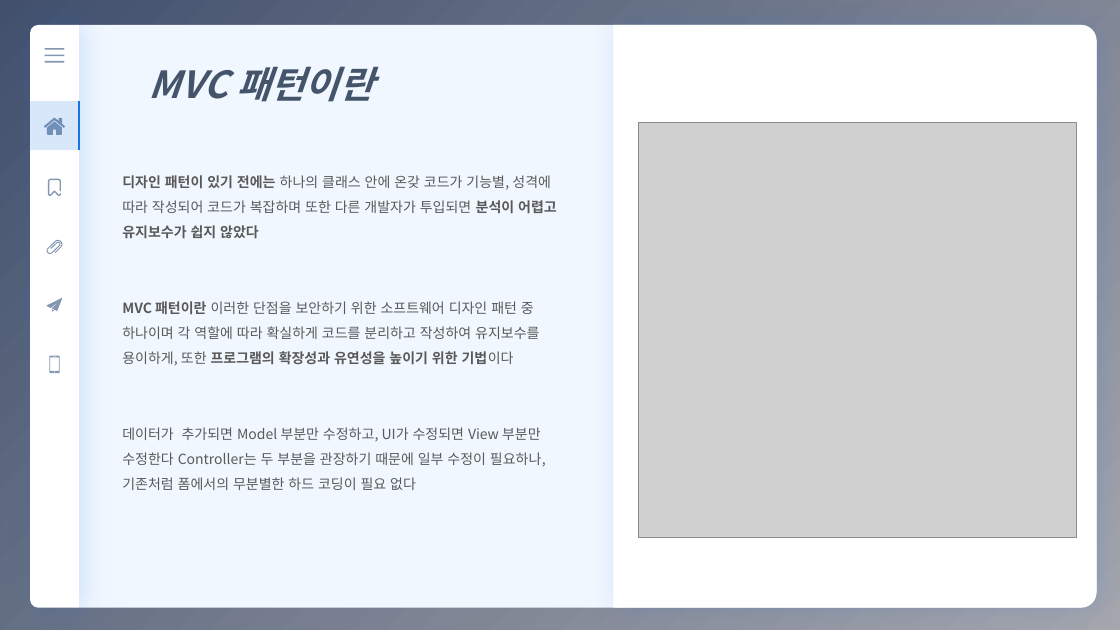
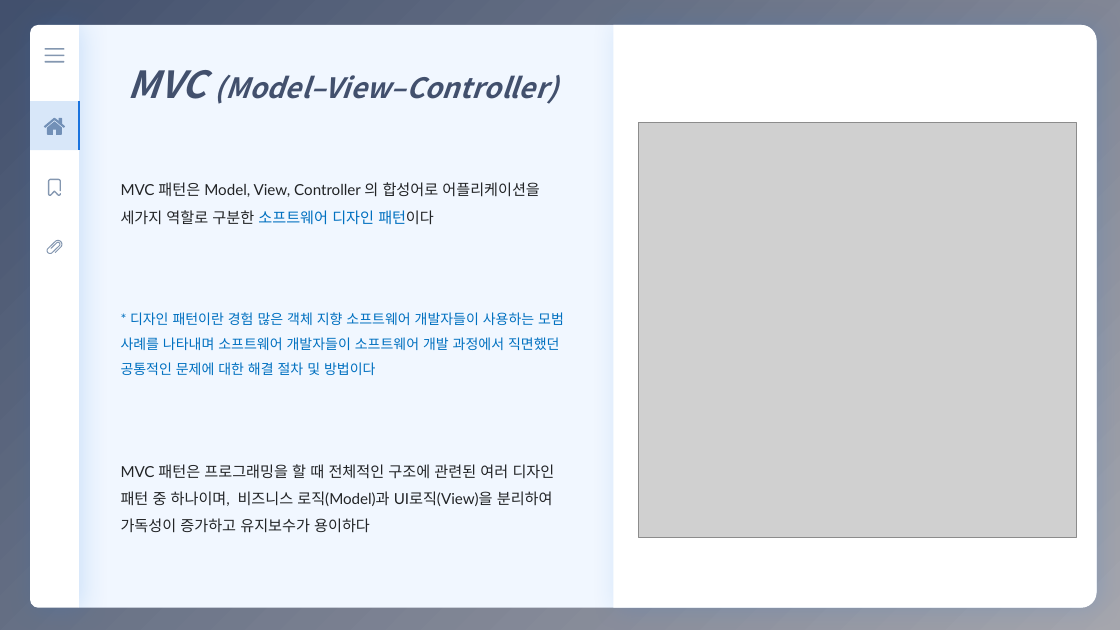
Before and after one commit to eunbee-kim/dmsql1471, a slide deck: slide 2 of 교육/4주차_MVC_SPA_PWA.pptx. Drawn at 1120x630 pixels with LibreOffice and Linux fonts; fonts in the diff are those of the drawing; grey boxes stand for pictures. Boxes give left, top, right and bottom in pixels: in the first picture for what was removed or moved away, otherwise in the second. Text is boxed around its words. In the diff, an @@ line names an element or a change of style, - is before the commit and + after.

```diff
--- a/교육/4주차_MVC_SPA_PWA.pptx
+++ b/교육/4주차_MVC_SPA_PWA.pptx
@@ text at [127, 70, 558, 104]: text changed; size 32 to 24 pt; text colour #44546A to #42506D @@
-MVC 패턴이란
+MVC (Model–View–Controller)
@@ text at [121, 182, 564, 533]: text changed; size 12 to 13 pt; font Noto Sans CJK KR to Lato; text colour #595959 to #222426 @@
-디자인 패턴이 있기 전에는 하나의 클래스 안에 온갖 코드가 기능별, 성격에 따라 작성되어 코드가 복잡하며 또한 다른 개발자가 투입되면 분석이 어렵고 유지보수가 쉽지 않았다
-MVC 패턴이란 이러한 단점을 보안하기 위한 소프트웨어 디자인 패턴 중 하나이며 각 역할에 따라 확실하게 코드를 분리하고 작성하여 유지보수를 용이하게, 또한 프로그램의 확장성과 유연성을 높이기 위한 기법이다
-데이터가 추가되면 Model 부분만 수정하고, UI가 수정되면 View 부분만 수정한다 Controller는 두 부분을 관장하기 때문에 일부 수정이 필요하나, 기존처럼 폼에서의 무분별한 하드 코딩이 필요 없다
+MVC 패턴은 Model, View, Controller 의 합성어로 어플리케이션을 세가지 역할로 구분한 소프트웨어 디자인 패턴이다
+* 디자인 패턴이란 경험 많은 객체 지향 소프트웨어 개발자들이 사용하는 모범 사례를 나타내며 소프트웨어 개발자들이 소프트웨어 개발 과정에서 직면했던 공통적인 문제에 대한 해결 절차 및 방법이다
+MVC 패턴은 프로그래밍을 할 때 전체적인 구조에 관련된 여러 디자인 패턴 중 하나이며, 비즈니스 로직(Model)과 UI로직(View)을 분리하여 가독성이 증가하고 유지보수가 용이하다
@@ freeform shape removed at [47, 298, 63, 312] @@
@@ freeform shape removed at [50, 355, 60, 373] @@
```
Also in this commit, not shown: 7 other slides changed, 3 other files.
